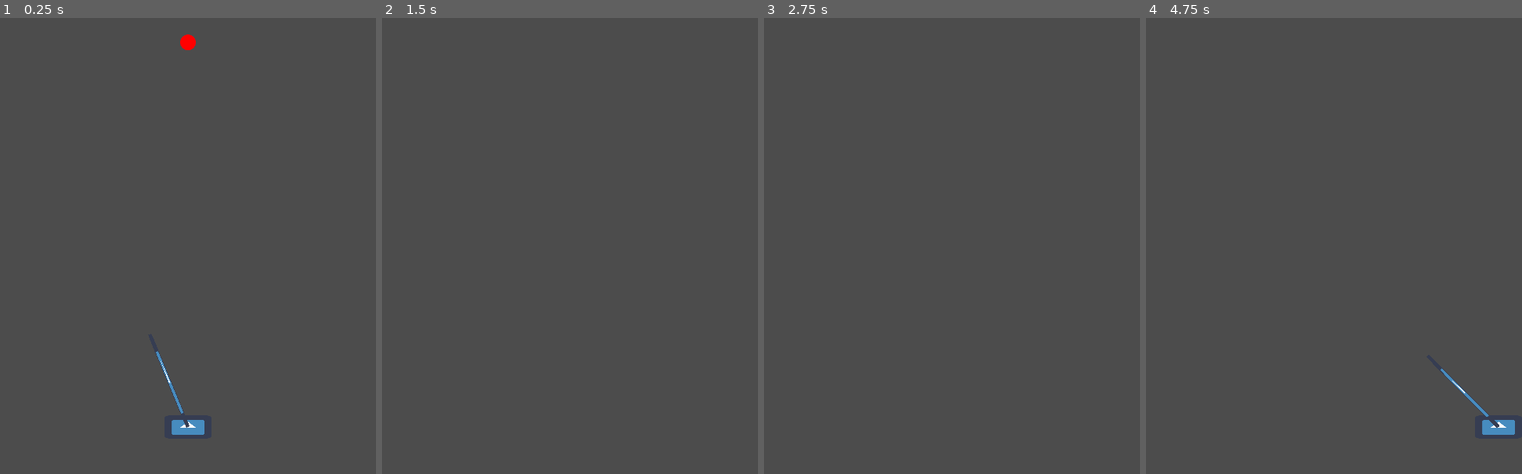
Above: before the commit, frames 1-4 (left to right).
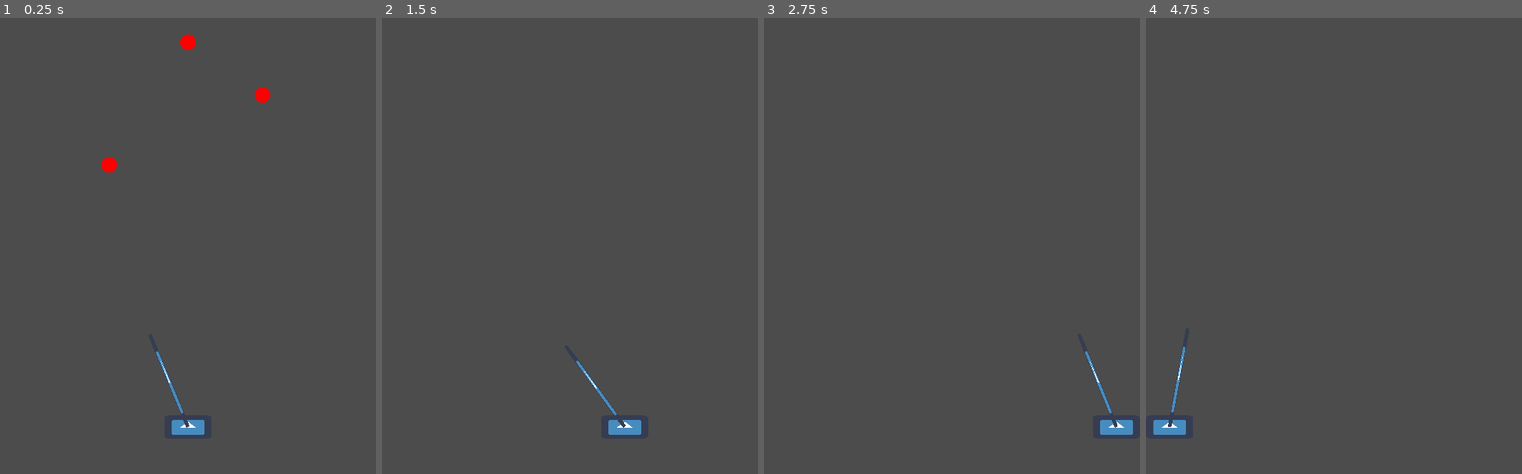
Above: after the commit, the same moments.

Repository: leogeier/impact_juggling
Game: Godot game, scene res://Main/Main.tscn
Same seed, same stepped clock (60 frames per second), same inputs: the game is played once before the commit and once after it. The engine's default icon, where the game draws it, is replaced by a stand-in: a white triangle on a blue panel in a dark square.
Inputs (mouse positions are in pixels of both pictures, inside the frame that each line leads up to):
- Up to frame 1 (0.25 s): no input
- Up to frame 2 (1.5 s): move the mouse to (652, 200) at 0.52 s; hold Right (ui_right) 0.53-1.28 s; move the mouse to (494, 250) at 1.27 s; hold Left (ui_left) from 1.28 s (still down)
- Up to frame 3 (2.75 s): move the mouse to (989, 113) at 2.02 s; release Left (ui_left) at 2.03 s; hold Right (ui_right) from 2.03 s (still down)
- Up to frame 4 (4.75 s): move the mouse to (1315, 323) at 2.77 s; tap Enter at 3.5 s; move the mouse to (1446, 300) at 3.52 s; release Right (ui_right) at 3.53 s; hold Left (ui_left) from 3.53 s (still down); move the mouse to (1221, 150) at 4.27 s

The runs differ from the first frame. In frame 1, 0.2% of the frame differs, in the area x 26-72%, y 15-34%; in frame 2, 0.4%; in frame 3, 0.4%; in frame 4, 0.7%, in the area x 1-99%, y 71-92%.

Commit message:
Add walls and make paddle kinematic

Diff:
--- a/ld-47/Ball/Ball.gd
+++ b/ld-47/Ball/Ball.gd
@@ -13,13 +13,9 @@
 func _physics_process(delta):
 	var collision = move_and_collide(velocity)
 
-	if collision != null:
-		var dir = Vector2()
-		var collider = collision.collider
-		if collider.is_in_group("paddle"):
-			dir = collider.reflection_dir
-			print(dir)
-
+	if collision != null \
+	   and collision.collider.is_in_group("reflectable"):
+		var dir = collision.collider.get_reflection_dir(velocity.normalized())
 		velocity = velocity.length() * dir
 	else:
 		velocity.y += gravity * delta
--- a/ld-47/Ball/Ball.tscn
+++ b/ld-47/Ball/Ball.tscn
@@ -6,6 +6,8 @@
 [sub_resource type="CircleShape2D" id=1]
 
 [node name="Ball" type="KinematicBody2D"]
+collision_layer = 0
+collision_mask = 3
 script = ExtResource( 2 )
 
 [node name="Sprite" type="Sprite" parent="."]
--- a/ld-47/Main/Main.tscn
+++ b/ld-47/Main/Main.tscn
@@ -1,7 +1,14 @@
-[gd_scene load_steps=3 format=2]
+[gd_scene load_steps=6 format=2]
 
 [ext_resource path="res://Paddle/Paddle.tscn" type="PackedScene" id=1]
 [ext_resource path="res://Ball/Ball.tscn" type="PackedScene" id=2]
+[ext_resource path="res://Wall/Wall.tscn" type="PackedScene" id=3]
+
+[sub_resource type="RectangleShape2D" id=1]
+extents = Vector2( 10, 320 )
+
+[sub_resource type="RectangleShape2D" id=2]
+extents = Vector2( 240, 10 )
 
 [node name="Main" type="Node2D"]
 
@@ -10,3 +17,28 @@
 
 [node name="Ball" parent="." instance=ExtResource( 2 )]
 position = Vector2( 240, 73.373 )
+
+[node name="Ball2" parent="." instance=ExtResource( 2 )]
+position = Vector2( 139.318, 229.732 )
+
+[node name="Ball3" parent="." instance=ExtResource( 2 )]
+position = Vector2( 335.115, 140.649 )
+
+[node name="Left Wall" parent="." instance=ExtResource( 3 )]
+position = Vector2( -10, 320 )
+
+[node name="CollisionShape2D" type="CollisionShape2D" parent="Left Wall"]
+shape = SubResource( 1 )
+
+[node name="Right Wall" parent="." instance=ExtResource( 3 )]
+position = Vector2( 490, 320 )
+
+[node name="CollisionShape2D" type="CollisionShape2D" parent="Right Wall"]
+shape = SubResource( 1 )
+
+[node name="Top Wall" parent="." instance=ExtResource( 3 )]
+position = Vector2( 240, -10 )
+normal = 1
+
+[node name="CollisionShape2D" type="CollisionShape2D" parent="Top Wall"]
+shape = SubResource( 2 )
--- a/ld-47/Paddle/Paddle.gd
+++ b/ld-47/Paddle/Paddle.gd
@@ -1,10 +1,10 @@
-extends StaticBody2D
+extends KinematicBody2D
 
-export var speed = 700;
+export var max_speed = 700;
 
-var reflection_dir setget , get_reflection_dir
+var velocity = Vector2()
 
-func get_reflection_dir():
+func get_reflection_dir(_dir):
 	var dir = Vector2(0, 1).rotated($DirArrow.rotation)
 	dir *= -1
 	return dir
@@ -13,8 +13,11 @@
 	pass
 
 func _physics_process(delta):
-	var pos_delta = speed * delta;
 	if Input.is_action_pressed("ui_right"):
-		position.x += pos_delta;
+		velocity.x = max_speed
 	elif Input.is_action_pressed("ui_left"):
-		position.x -= pos_delta;
+		velocity.x = -max_speed
+	else:
+		velocity.x = 0
+
+	move_and_collide(velocity * delta)
--- a/ld-47/Paddle/Paddle.tscn
+++ b/ld-47/Paddle/Paddle.tscn
@@ -7,9 +7,10 @@
 [sub_resource type="RectangleShape2D" id=1]
 extents = Vector2( 30.1176, 14.9174 )
 
-[node name="Paddle" type="StaticBody2D" groups=[
-"paddle",
+[node name="Paddle" type="KinematicBody2D" groups=[
+"reflectable",
 ]]
+collision_layer = 2
 script = ExtResource( 2 )
 
 [node name="icon" type="Sprite" parent="."]
--- /dev/null
+++ b/ld-47/Wall/Wall.gd
@@ -0,0 +1,14 @@
+extends StaticBody2D
+
+enum Axis {x, y}
+export(Axis) var normal
+
+func get_reflection_dir(dir):
+	if normal == Axis.x:
+		dir.x *= -1
+	else:
+		dir.y *= -1
+	return dir
+
+func _ready():
+	pass
--- /dev/null
+++ b/ld-47/Wall/Wall.tscn
@@ -0,0 +1,9 @@
+[gd_scene load_steps=2 format=2]
+
+[ext_resource path="res://Wall/Wall.gd" type="Script" id=1]
+
+[node name="Wall" type="StaticBody2D" groups=[
+"reflectable",
+]]
+collision_mask = 0
+script = ExtResource( 1 )
